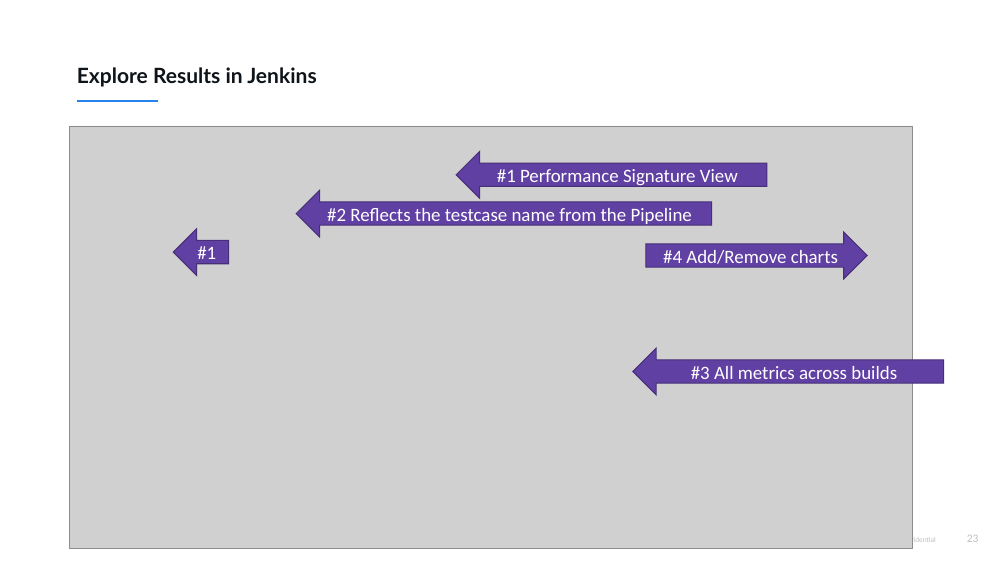
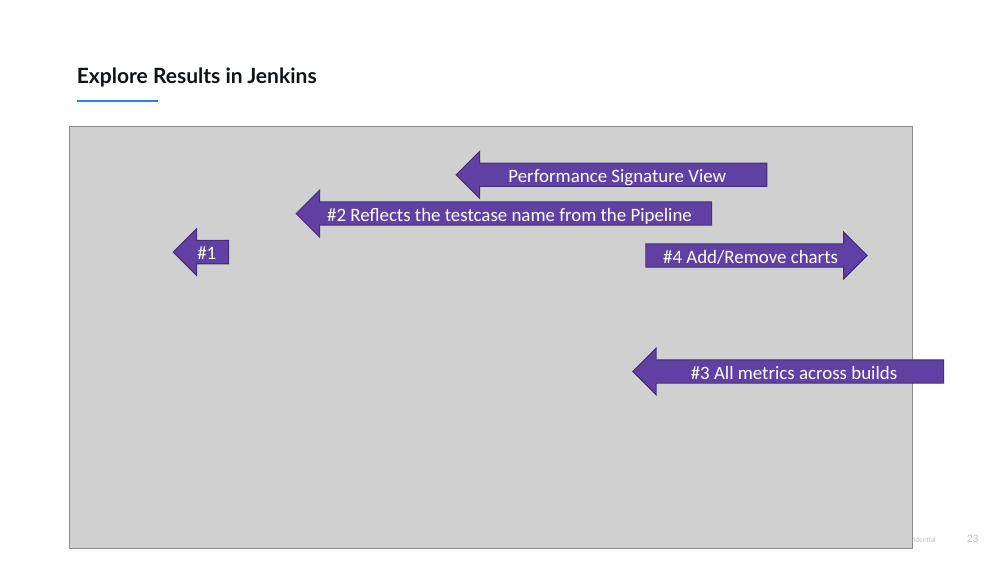
Before and after one commit to thiagobien/ACL, a slide deck: slide 23 of workshop/07_Performance_as_a_Self_Service/ACMWorkshop_Performance_as_a_Self_Service.pptx. Drawn at 1008x567 pixels with LibreOffice and Linux fonts; fonts in the diff are those of the drawing; grey boxes stand for pictures. Boxes give left, top, right and bottom in pixels: in the first picture for what was removed or moved away, otherwise in the second. Text is boxed around its words. In the diff, an @@ line names an element or a change of style, - is before the commit and + after.

```diff
--- a/workshop/07_Performance_as_a_Self_Service/ACMWorkshop_Performance_as_a_Self_Service.pptx
+++ b/workshop/07_Performance_as_a_Self_Service/ACMWorkshop_Performance_as_a_Self_Service.pptx
@@ text in right arrow at [508, 169, 726, 187]: text changed @@
-#1 Performance Signature View
+Performance Signature View
```
Also in this commit, not shown: 4 other files.
